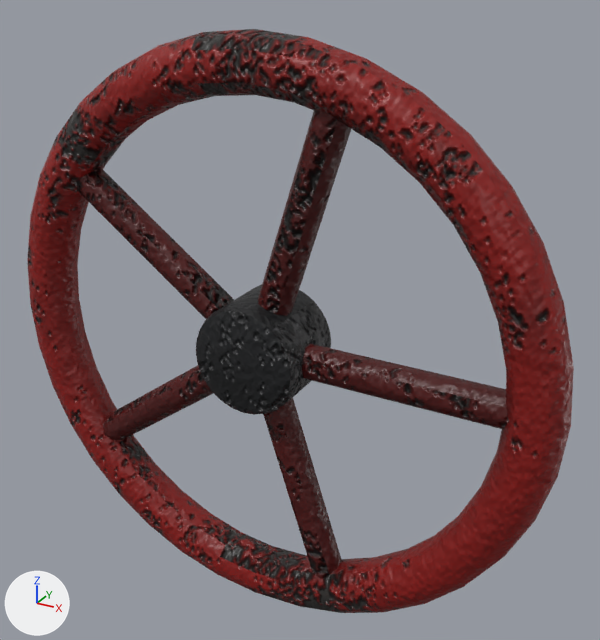
The glTF model assets/traps/steam_wheel.gltf: old version first, new version second.
One viewpoint serves both versions: a 50 mm lens placed at (0.315, -0.509, 0.288), pointed at (0.021, 0.027, 0.02). Arrows for +X, +Y and +Z are at lower left; the lights stay in place. The picture after the commit comes second.

The older version as bpy lines, for what is in view:
```python
ob_steam_wheel = bpy.data.objects.new('steam_wheel', me_torus_008)
ob_steam_wheel.location = (0.0, 0.0, 0.0)
```
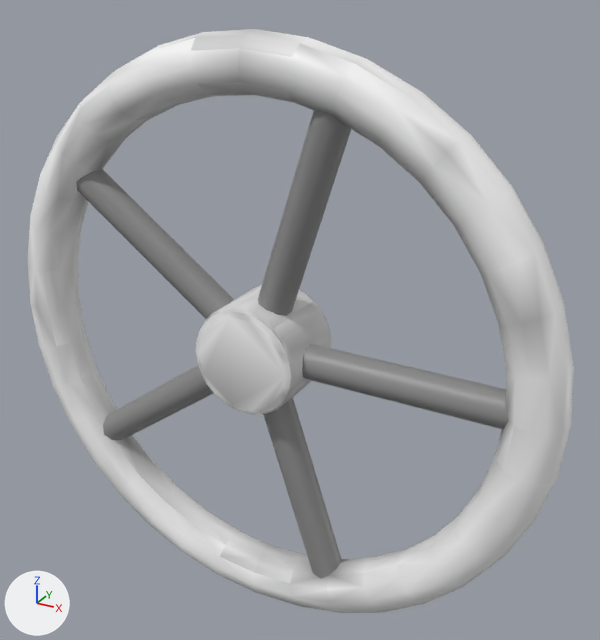
Changed parts and their boxes (x1, y1, x2, y2) in the pictures (600 x 640 px):
'steam_wheel', surface changed (red to grey): (28, 29, 574, 613) in both

Edits to the bpy script that builds the scene:
```text
Change mat_red:
    remove # nodes: BsdfPrincipled, Mix, NormalMap, OutputMaterial, TexImage x2, VertexColor
    remove # uses the picture img_red_c
    remove # uses the picture img_red_n
    nodes: BsdfPrincipled, OutputMaterial, VertexColor
Change mat_dark:
    remove # nodes: BsdfPrincipled, Mix, NormalMap, OutputMaterial, TexImage x2, VertexColor
    remove # uses the picture img_dark_c
    remove # uses the picture img_dark_n
    nodes: BsdfPrincipled, OutputMaterial, VertexColor
```
